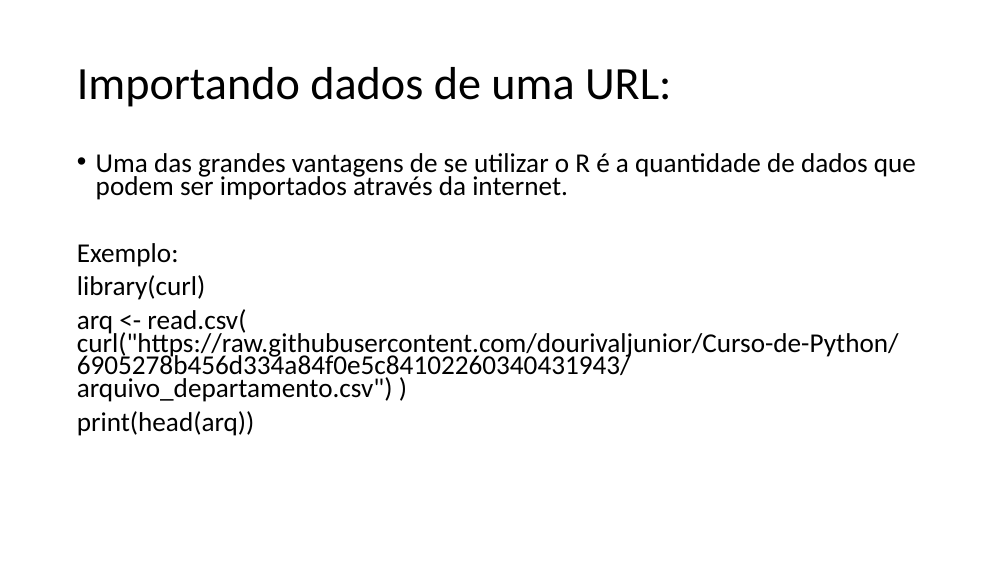
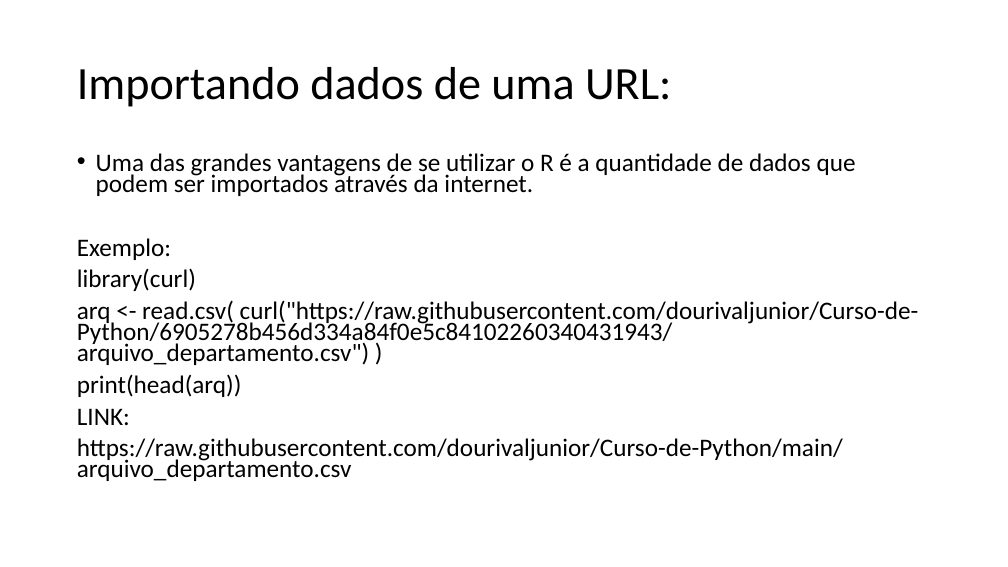
Before and after one commit to dourivaljunior/algoritmos-e-logica-em-R, a slide deck: slide 33 of aula 04.pptx. Drawn at 1008x567 pixels with LibreOffice and Linux fonts; fonts in the diff are those of the drawing. Boxes give left, top, right and bottom in pixels: in the first picture for what was removed or moved away, otherwise in the second. Text is boxed around its words. In the diff, an @@ line names an element or a change of style, - is before the commit and + after.

```diff
--- a/aula 04.pptx
+++ b/aula 04.pptx
@@ text at [77,153,919,397]: size 25.9 to 24 pt in "Uma das grandes vantagens de se utilizar ...", "Exemplo:", "library(curl)", "arq <- read.csv( curl("https://raw.githubusercontent.com/dou ..." and 1 more places @@
@@ text at [77,408,843,481]: paragraphs added @@
+LINK:
+https://raw.githubusercontent.com/dourivaljunior/Curso-de-Python/main/arquivo_departamento.csv
```
Also in this commit, not shown: 1 slide added.
